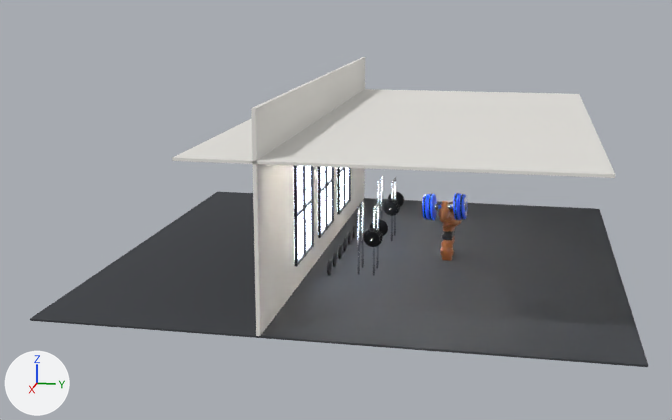
The Blender file GYM ARC/Assets/icon_render_25nov/_work_gymarc_icon.blend, before and after one commit.
Before and after are seen from a 50 mm lens placed at (111.4, 7.9, 33.2), pointed at (2.0, -13.9, 5.9). Every picture has the same lights, and +X, +Y and +Z are marked at lower left. The picture after the commit comes second. Text is drawn in Blender's own font.

In view in the first picture: 'BackWall', 'Ceiling', 'Floor', 'WinMullV20' and 51 more.
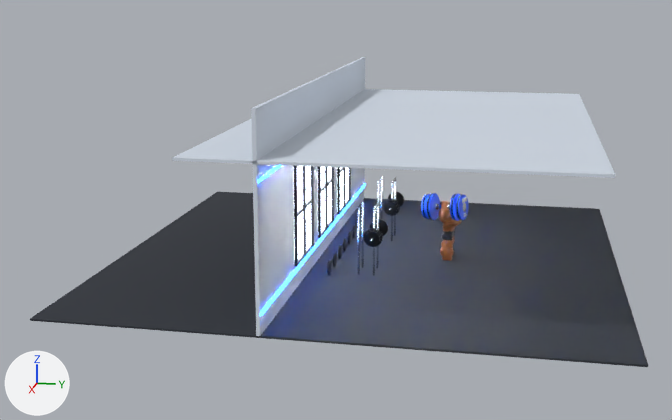
ob_db_root is not drawn itself; it is the parent of ob_db_handle, ob_db_collar_1, ob_db_plate_10, ob_db_rim_10, ob_db_plate_11, ob_db_rim_11, ob_db_hub_1, ob_db_collar1.

Changed parts and their boxes (x1, y1, x2, y2) in the pictures (672 x 420 px):
'Floor', recoloured: (248, 193, 648, 366) in both
'Ceiling', recoloured (white to pale blue): (172, 89, 615, 178) in both
'BackWall', recoloured (white to pale blue): (251, 57, 365, 336) in both
'LedStrip', added: after (260, 183, 366, 316)
'DB_Plate-10', turned: before (427, 194, 437, 220); after (426, 193, 440, 220)
'DB_Plate11', turned: before (459, 194, 467, 219); after (455, 195, 469, 220)
'DB_Plate10', turned: before (453, 193, 461, 220); after (450, 194, 461, 221)
'DB_Plate-11', turned: before (422, 194, 429, 219); after (421, 194, 429, 219)
'LedStrip2', added: after (257, 165, 282, 183)
'DB_Rim10', turned: before (455, 193, 458, 220); after (451, 193, 458, 221)
'DB_Rim11', turned: before (460, 194, 463, 219); after (456, 194, 463, 220)
'DB_Rim-10', turned: before (429, 193, 433, 220); after (427, 193, 433, 220)
'DB_Rim-11', turned: before (424, 194, 428, 220); after (423, 194, 428, 219)
'DB_Handle', turned (mostly hidden): before (436, 204, 453, 209); after (436, 204, 450, 209)
'DB_Hub1', turned: before (464, 202, 467, 211); after (462, 203, 466, 212)
'DB_Text10', turned: before (464, 196, 467, 203); after (462, 197, 467, 203)
'DB_Collar-1', turned: before (434, 203, 437, 210); after (434, 203, 438, 210)

The change in detail:
Material 'RubberFloor' (mat_rubberfloor) changes colour from dark grey #3a3d42 to dark grey #2a2f38; in linear values from (0.0423, 0.0467, 0.0545) to (0.0232, 0.0284, 0.0395).
Material 'WallWhite' (mat_wallwhite) changes colour from white #e8e6e1 to pale blue #d3dce8; in linear values from (0.807, 0.791, 0.753) to (0.651, 0.716, 0.807).
Material 'LedBlue' (mat_ledblue) is new.
Its base color is (0.013, 0.147, 1.0) (blue #1e6bff).
Its strength is 25.0.
Mesh me_cube_125 is new.
It is a box spanning x -30.0..30.0, y -15.8..-15.6, z 15.1..15.3.
It uses material mat_ledblue (blue #1e6bff).
Mesh me_cube_124 is new.
It is a box spanning x -30.0..30.0, y -15.8..-15.6, z 2.0..2.4.
It uses material mat_ledblue (blue #1e6bff).
Object 'DB_ROOT' (ob_db_root) turns from (85, 0, 174) to (85, 0, 162) degrees about x, y and z.
Object 'LedStrip2' (ob_ledstrip2) is new; it shows me_cube_125.
Its location is (0.0, 0.0, 0.0).
Object 'LedStrip' (ob_ledstrip) is new; it shows me_cube_124.
Its location is (0.0, 0.0, 0.0).
